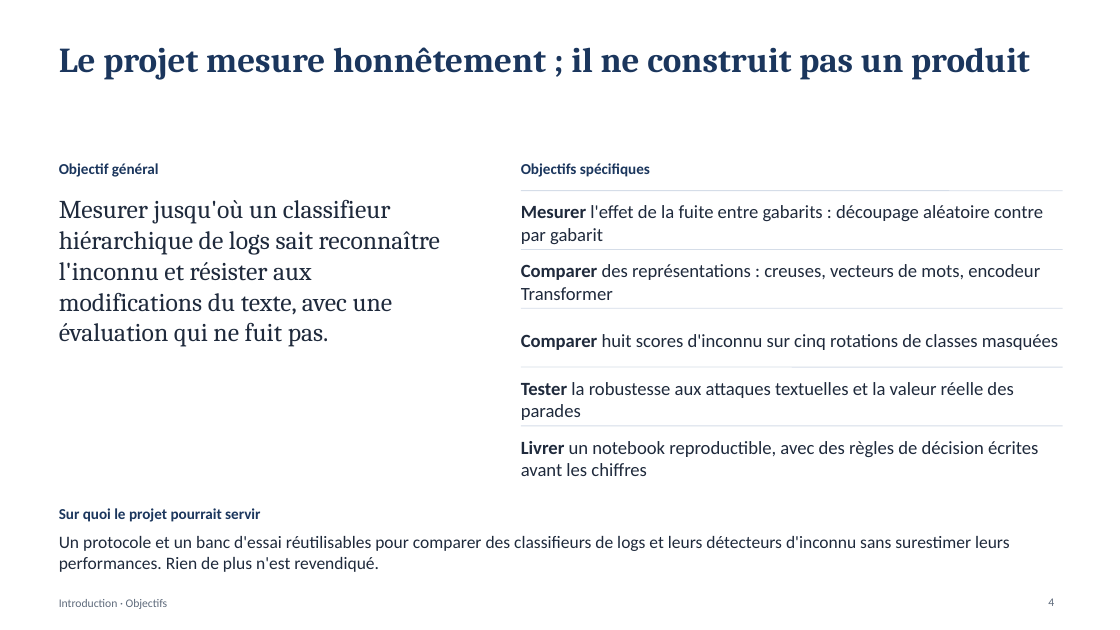
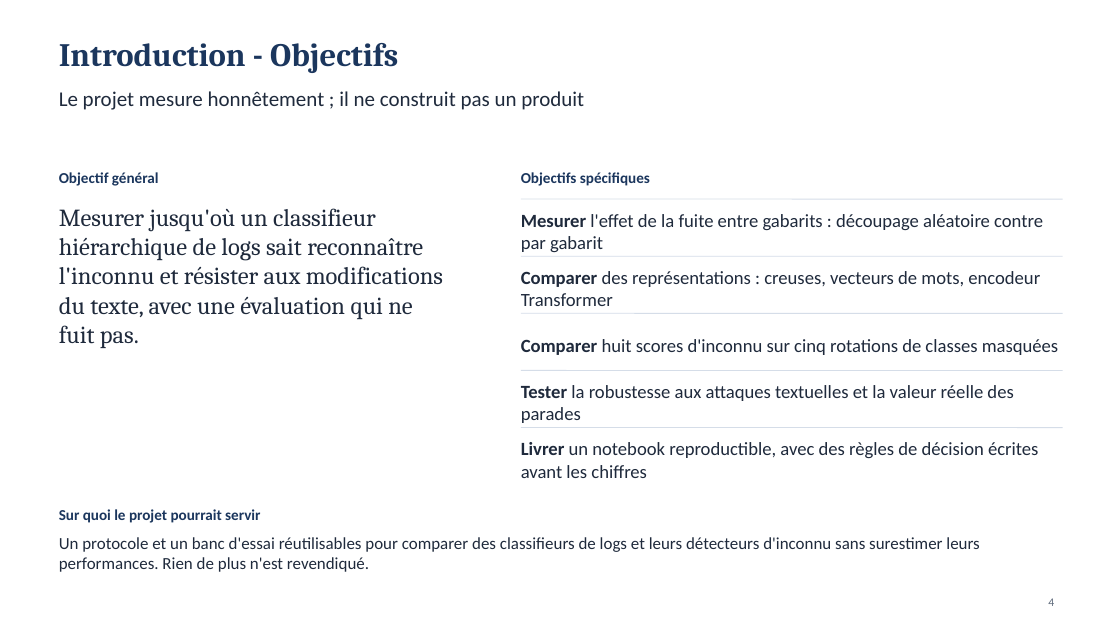
Before and after one commit to MADENIYOU/siem-open-world-log-classification, a slide deck: slide 4 of presentation/Soutenance_SIEM_monde_ouvert.pptx. Drawn at 1120x630 pixels with LibreOffice and Linux fonts; fonts in the diff are those of the drawing. Boxes give left, top, right and bottom in pixels: in the first picture for what was removed or moved away, otherwise in the second. Text is boxed around its words. In the diff, an @@ line names an element or a change of style, - is before the commit and + after.

```diff
--- a/presentation/Soutenance_SIEM_monde_ouvert.pptx
+++ b/presentation/Soutenance_SIEM_monde_ouvert.pptx
@@ title at bbox=[59, 43, 398, 73]: text changed; size 10 to 28 pt; font Calibri to Cambria; text colour #5F6B7C to #1B365D; bold on @@
-Introduction · Objectifs
+Introduction - Objectifs
@@ title "Introduction - Objectifs" at bbox=[59, 43, 398, 73]: vertical alignment middle to top @@
@@ text "Le projet mesure honnêtement ; ...": place and size @@
-text "Le projet mesure honnêtement ; ..." at bbox=[59, 47, 1030, 80]
+text "Le projet mesure honnêtement ; ..." at bbox=[59, 91, 584, 110]
@@ text "Le projet mesure honnêtement ; ..." at bbox=[59, 91, 584, 110]: size 30 to 18 pt, font Cambria to Calibri, text colour #1B365D to #1F2A3C, bold off @@
@@ text "Mesurer jusqu'où un classifieur hiérarchique ..." at bbox=[59, 208, 443, 348]: size 22 to 21 pt @@
@@ 4 texts, 1 line: place and size @@
-4 texts, 1 line at bbox=[59, 163, 1063, 347]
+4 texts, 1 line at bbox=[59, 172, 1063, 348]
@@ 3 lines, 2 texts: place and size @@
-3 lines, 2 texts at bbox=[521, 250, 1063, 367]
+3 lines, 2 texts at bbox=[521, 256, 1063, 371]
@@ text "Un protocole et un banc ..." at bbox=[59, 537, 979, 572]: size 15 to 14.5 pt @@
```
Also in this commit, not shown: 15 other slides changed, 3 other files.
